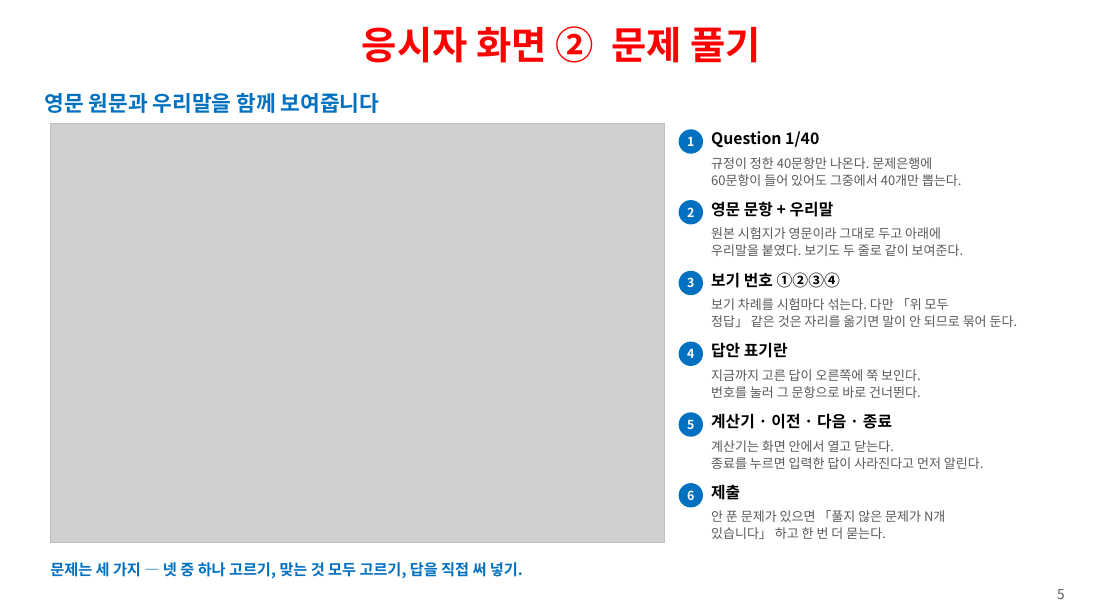
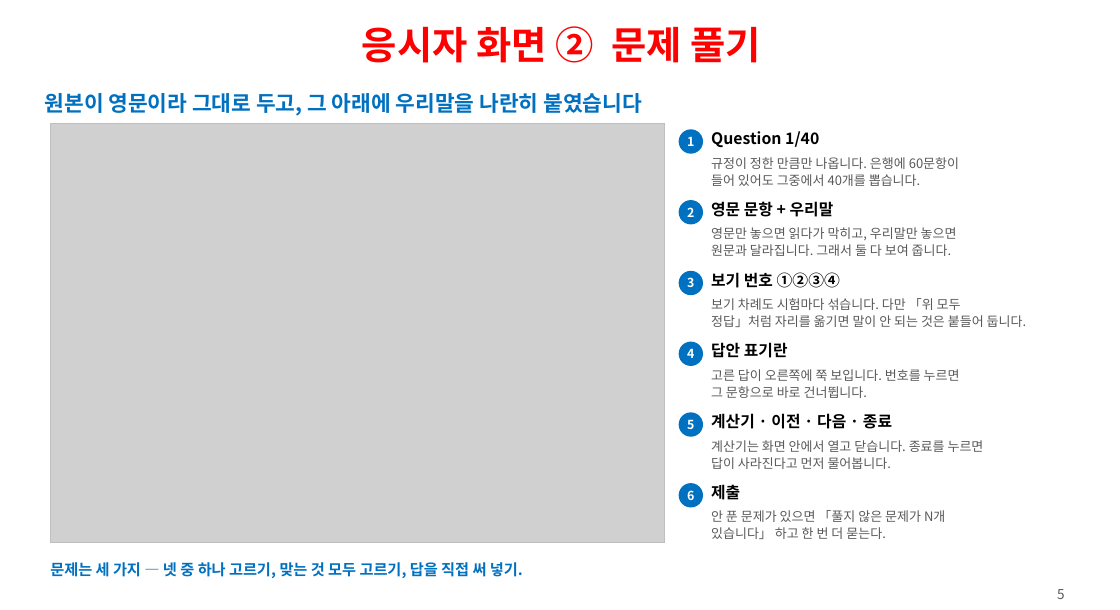
Before and after one commit to ys1277-sys/HIENDT-CBT, a slide deck: slide 5 of docs/발표자료-CBT-2026-08.pptx. Drawn at 1120x610 pixels with LibreOffice and Linux fonts; fonts in the diff are those of the drawing; grey boxes stand for pictures. Boxes give left, top, right and bottom in pixels: in the first picture for what was removed or moved away, otherwise in the second. Text is boxed around its words. In the diff, an @@ line names an element or a change of style, - is before the commit and + after.

```diff
--- a/docs/발표자료-CBT-2026-08.pptx
+++ b/docs/발표자료-CBT-2026-08.pptx
@@ text at <box>45,93,641,116</box>: text changed @@
-영문 원문과 우리말을 함께 보여줍니다
+원본이 영문이라 그대로 두고, 그 아래에 우리말을 나란히 붙였습니다
@@ text at <box>711,157,959,186</box>: text changed @@
-규정이 정한 40문항만 나온다. 문제은행에
-60문항이 들어 있어도 그중에서 40개만 뽑는다.
+규정이 정한 만큼만 나옵니다. 은행에 60문항이
+들어 있어도 그중에서 40개를 뽑습니다.
@@ text at <box>711,227,957,256</box>: text changed @@
-원본 시험지가 영문이라 그대로 두고 아래에
-우리말을 붙였다. 보기도 두 줄로 같이 보여준다.
+영문만 놓으면 읽다가 막히고, 우리말만 놓으면
+원문과 달라집니다. 그래서 둘 다 보여 줍니다.
@@ text at <box>711,298,1027,327</box>: text changed @@
-보기 차례를 시험마다 섞는다. 다만 「위 모두
-정답」 같은 것은 자리를 옮기면 말이 안 되므로 묶어 둔다.
+보기 차례도 시험마다 섞습니다. 다만 「위 모두
+정답」처럼 자리를 옮기면 말이 안 되는 것은 붙들어 둡니다.
@@ text at <box>711,369,960,398</box>: text changed @@
-지금까지 고른 답이 오른쪽에 쭉 보인다.
-번호를 눌러 그 문항으로 바로 건너뛴다.
+고른 답이 오른쪽에 쭉 보입니다. 번호를 누르면
+그 문항으로 바로 건너뜁니다.
@@ text at <box>711,440,984,469</box>: text changed @@
-계산기는 화면 안에서 열고 닫는다.
-종료를 누르면 입력한 답이 사라진다고 먼저 알린다.
+계산기는 화면 안에서 열고 닫습니다. 종료를 누르면
+답이 사라진다고 먼저 물어봅니다.
```
Also in this commit, not shown: 27 other slides changed, 1 other file.
